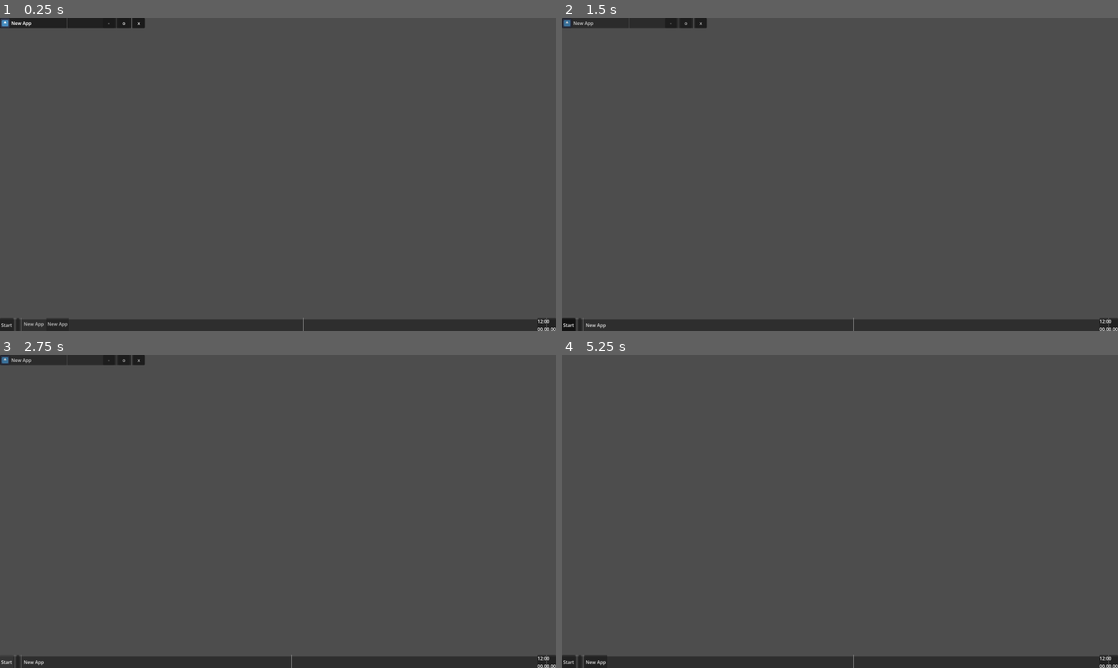
Above: before the commit, frames 1-4 (two rows, left to right).
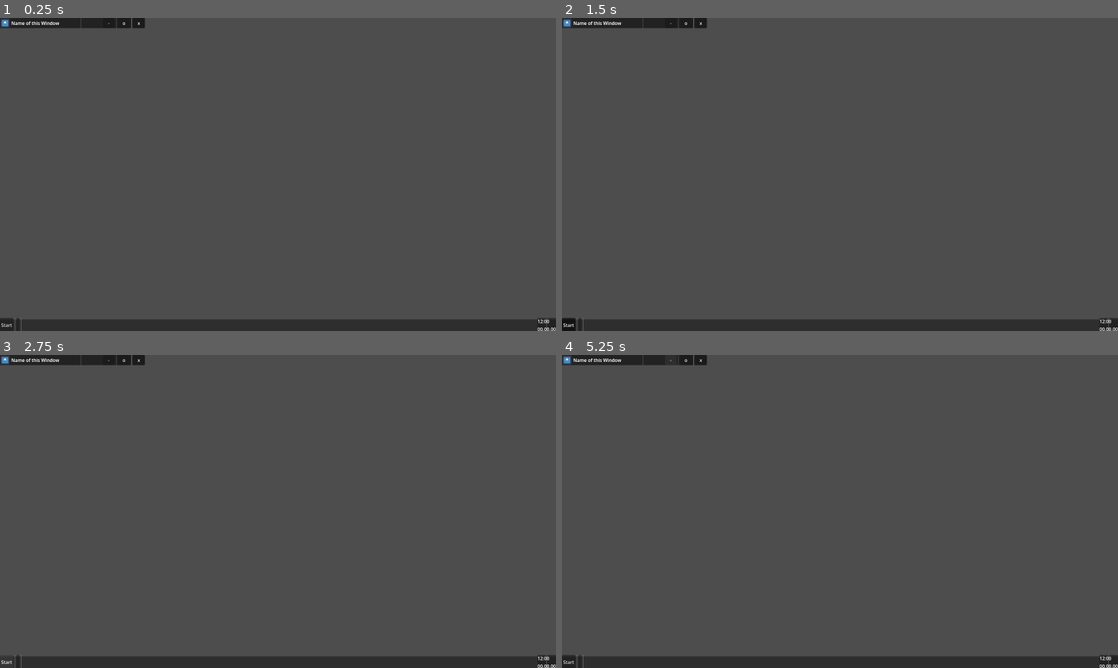
Above: after the commit, the same moments.

Repository: ESphagnum/GodotOS
Game: Godot game, scene res://scenes/Desktop.tscn
Same seed, same stepped clock (60 frames per second), same inputs: the game is played once before the commit and once after it. This scene is started directly instead of the project's main scene. The engine's default icon, where the game draws it, is replaced by a stand-in: a white triangle on a blue panel in a dark square.
Inputs (mouse positions are in pixels of both pictures, inside the frame that each line leads up to):
- Up to frame 1 (0.25 s): no input
- Up to frame 2 (1.5 s): click "x" at 0.5 s; click "Start" at 1.25 s
- Up to frame 3 (2.75 s): click "Start" at 2 s
- Up to frame 4 (5.25 s): click (595, 661) at 2.75 s, where only the run before the commit has a clickable "New App"; click (595, 661) at 3.5 s, where only the run before the commit has a clickable "New App"; click (578, 661) at 4.25 s; click "-" at 5 s

The runs differ from the first frame. In frame 1, 0.1% of the frame differs, in the area x 2-55%, y 0-100%; in frame 2, 0.1%; in frame 3, 0.1%; in frame 4, 0.9%, in the area x 0-53%, y 0-100%.
Error before the commit: Invalid access to property or key 'start_menu_toggled' on a base object of type 'Nil'. (res://core/Taskbar.gd:83)
Error after the commit: Parse Error: Could not find base class "BaseApp". (res://core/window_wrapper.gd:1)

Commit message:
update WindowWrapper

Diff:
--- a/core/window_wrapper.gd
+++ b/core/window_wrapper.gd
@@ -1,4 +1,4 @@
-extends Control
+extends BaseApp
 
 signal focused()
 signal unfocused()
@@ -6,7 +6,10 @@
 signal minimized()
 signal maximized()
 
-@export var app_name: String = "New App"
+# Обязательное объявление переменной для хранения имени
+var app_name: String = "New App"
+var config: AppConfig
+
 @onready var title_label = $NinePatchRect/VBoxContainer/Header_Panel/HBoxContainer/RichTextLabel
 @onready var header = $NinePatchRect/VBoxContainer/Header_Panel
 
@@ -16,10 +19,28 @@
 var old_position = Vector2()
 var old_size = Vector2()
 
+func setup_window(app_config: AppConfig):
+	config = app_config
+	self.app_name = config.app_name
+
+	# Установка размеров и позиции из конфига
+	custom_minimum_size = config.default_size
+	size = config.default_size
+	position = config.default_position
+
+	# Если прога должна быть скрыта при старте
+	if config.start_minimized:
+		visible = false
+
 func _ready():
 	title_label.text = app_name
+
+	# Регистрируем в системе
 	WindowManager.register_window(self)
-	WindowManager.set_active_window(self)
+
+	# Делаем активным, только если оно не свернуто
+	if visible:
+		WindowManager.set_active_window(self)
 
 # Логика перемещения и фокуса
 func _on_header_panel_gui_input(event):
@@ -44,24 +65,18 @@
 
 # Кнопки управления
 func _on_close_button_pressed():
-	# 1. Отключаем ввод, чтобы окно не мешало кликать по другим во время исчезновения
+	# Если в конфиге сказано "не закрывать, а сворачивать в трей"
+	if config and config.show_in_tray and not Input.is_key_pressed(KEY_SHIFT):
+		visible = false
+		minimized.emit()
+		return
+
+	# Стандартная анимация закрытия
 	mouse_filter = Control.MOUSE_FILTER_IGNORE
-
-	# 2. Создаем анимацию исчезновения (прозрачность + небольшое уменьшение)
 	var tween = create_tween().set_parallel(true)
-
-	# Плавное таяние (транспарант)
-	tween.tween_property(self, "modulate:a", 0.0, 0.3)\
-		.set_trans(Tween.TRANS_SINE).set_ease(Tween.EASE_IN_OUT)
-
-	# Опционально: легкое уменьшение масштаба для красоты
-	tween.tween_property(self, "scale", Vector2(0.9, 0.9), 0.3)\
-		.set_trans(Tween.TRANS_SINE).set_ease(Tween.EASE_IN_OUT)
-
-	# 3. После анимации удаляем окно
+	tween.tween_property(self, "modulate:a", 0.0, 0.3)
+	tween.tween_property(self, "scale", Vector2(0.9, 0.9), 0.3)
 	tween.chain().tween_callback(queue_free)
-
-	# Генерируем сигнал закрытия сразу (чтобы таскбар начал убирать кнопку)
 	closed.emit()
 
 
--- a/scenes/WindowWrapper.tscn
+++ b/scenes/WindowWrapper.tscn
@@ -3,13 +3,17 @@
 [ext_resource type="Texture2D" uid="uid://c3rhmkmujy3s6" path="res://icon.svg" id="1_be5t8"]
 [ext_resource type="Script" uid="uid://b8e87y62kas4r" path="res://core/window_wrapper.gd" id="1_mxwdo"]
 
-[node name="WindowWrapper" type="Control" unique_id=214628049]
+[node name="WindowWrapper" type="Control" unique_id=511665333]
 custom_minimum_size = Vector2(500, 300)
 layout_mode = 3
+anchors_preset = 0
+offset_right = 500.0
+offset_bottom = 300.0
 size_flags_horizontal = 4
 size_flags_vertical = 4
 mouse_filter = 1
 script = ExtResource("1_mxwdo")
+metadata/_custom_type_script = "uid://bhlpshgjlec4l"
 
 [node name="NinePatchRect" type="NinePatchRect" parent="." unique_id=1901096869]
 custom_minimum_size = Vector2(500, 300)
@@ -91,7 +95,6 @@
 [node name="Control" type="Control" parent="NinePatchRect/VBoxContainer" unique_id=1133696281]
 layout_mode = 2
 
-[connection signal="gui_input" from="." to="." method="_on_gui_input"]
 [connection signal="gui_input" from="NinePatchRect/VBoxContainer/Header_Panel" to="." method="_on_header_panel_gui_input"]
 [connection signal="pressed" from="NinePatchRect/VBoxContainer/Header_Panel/HBoxContainer/Aside_Button" to="." method="_on_aside_button_pressed"]
 [connection signal="pressed" from="NinePatchRect/VBoxContainer/Header_Panel/HBoxContainer/Fullscreen_Button" to="." method="_on_fullscreen_button_pressed"]
